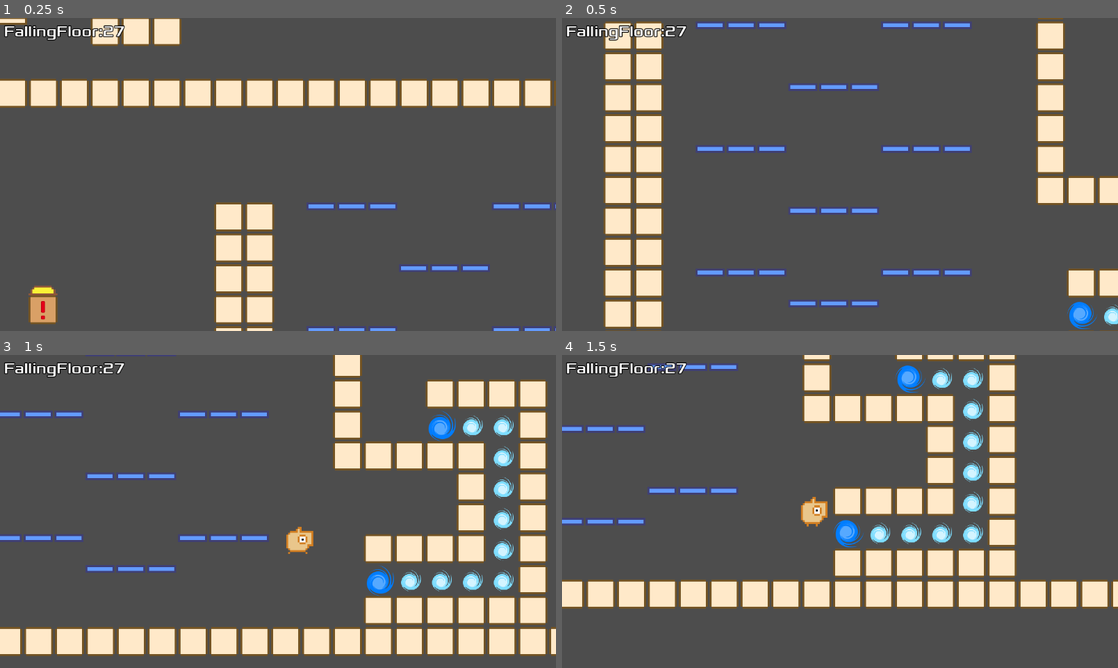
Above: before the commit, frames 1-4 (two rows, left to right).
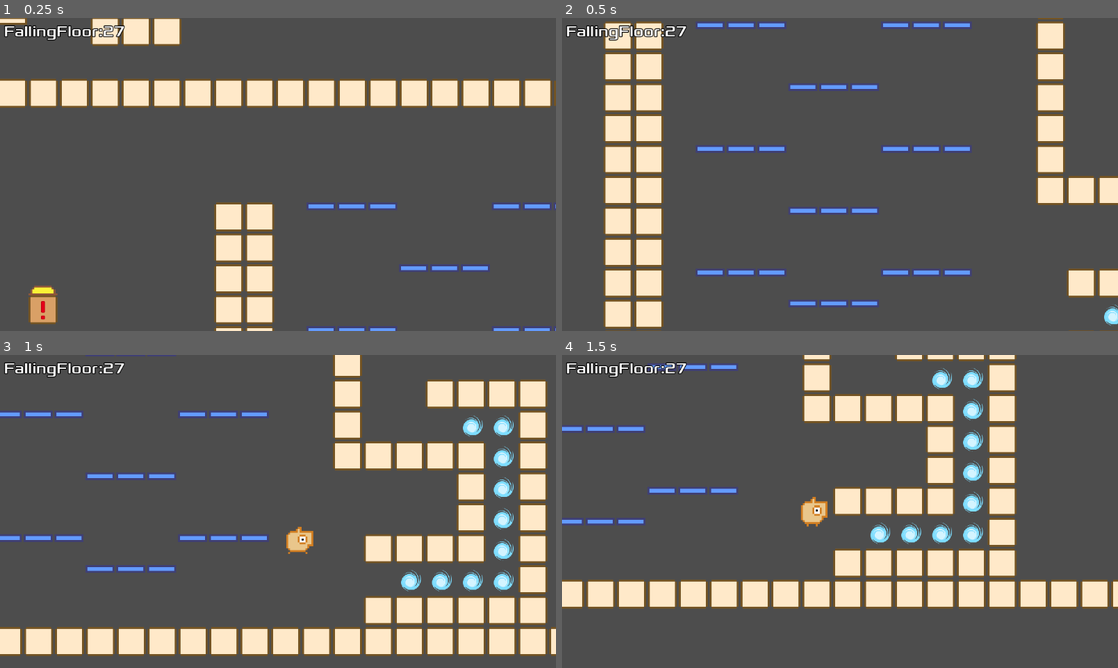
Above: after the commit, the same moments.

Repository: syun77/gd_inovania2
Game: Godot game, scene res://Main.tscn
Same seed, same stepped clock (60 frames per second), same inputs: the game is played once before the commit and once after it.
Inputs (mouse positions are in pixels of both pictures, inside the frame that each line leads up to):
- Up to frame 1 (0.25 s): no input
- Up to frame 2 (0.5 s): no input
- Up to frame 3 (1 s): move the mouse to (400, 495) at 0.52 s; hold Right (ui_right) from 0.53 s (still down); hold Space (action) from 0.53 s (still down); tap Up (ui_up) at 0.77 s
- Up to frame 4 (1.5 s): keep holding Right (ui_right); move the mouse to (728, 527) at 1.27 s; release Space (action) at 1.28 s; tap Space (action) at 1.35 s

Frame 1 is identical in both runs. In frame 2, 0.3% of the frame differs, in the area x 90-97%, y 90-100%; in frame 3, 0.6%; in frame 4, 0.6%, in the area x 48-66%, y 3-62%.

Commit message:
ワープ渦巻きを実装中

Diff:
--- a/gd_inovania2/Main.gd
+++ b/gd_inovania2/Main.gd
@@ -142,6 +142,11 @@
 					_bg_layer.add_child(obj)
 					Map.erase_cell_from_world(pos)
 
+				Map.eType.VORTEX_WARP:
+					# ワープ渦巻き.
+					_create_vortex_warp(i, j)
+					Map.erase_cell_from_world(pos)
+
 ## 上を調べてコリジョンがなければ一方通行床を置く.
 ## @note ハシゴの後ろに隠れている一方通行床がチラチラ見える不具合がある.
 func _check_put_oneway(i:int, j:int) -> void:
@@ -177,26 +182,35 @@
 	block.position = Map.grid_to_world(p)
 
 	# 座標リスト.
-	var pos_list = _create_exclamation_block_list(p)
+	var pos_list = _create_passage_list(p, Map.eType.EXCLAMATION_BLOCK)
 	_bg_layer.add_child(block)
 	block.setup(pos_list)
 
-## びっくりブロックのリストを作る.
-func _create_exclamation_block_list(base:Vector2i) -> Array:
-	var type = Map.eType.EXCLAMATION_BLOCK # びっくりブロックを探す処理.
+## 経路リストを作る.
+## @param base 開始位置.
+## @param search_type 経路とみなすタイル.
+## @param end_point_type 終端とするタイル.
+func _create_passage_list(base:Vector2i, search_type:int, end_point_type:int=-1) -> Array:
 	var ret = []
 
 	var p = base # 基準座標をコピーして使う.
 	for idx in range(64): # 最大64としておく.
 		# 見つかったかどうか.
 		var found = false
+		var is_end = false # 終了.
 		# 上下左右を探す.
 		for dir in [Vector2i.LEFT, Vector2i.UP, Vector2i.RIGHT, Vector2i.DOWN]:
 			var p2 = p + dir
-			if Map.get_floor_type(p2) != type:
-				continue # びっくりブロックでなければ何もしない.
-
-			# 見つかったのタイルを消しておく.
+			var type = Map.get_floor_type(p2)
+			if type == end_point_type:
+				# 終端タイル.
+				is_end = true
+				# 終端座標を結果に含めたいのでbreakしない.
+				# break
+			if type != search_type:
+				continue # 検索対象のタイルでない.
+
+			# 見つかったタイルを消しておく.
 			Map.erase_cell(p2)
 			ret.append(p2 - base) # 基準からの相対座標.
 			found = true
@@ -204,11 +218,18 @@
 			p = p2
 			break
 
+		if is_end:
+			# おしまい.
+			break
 		if found == false:
 			# おしまい.
 			break
 
 	return ret
+
+## ワープ渦巻きの経路を作る.
+func _create_vortex_warp(i:int, j:int) -> void:
+	pass
 
 ## カメラの更新.
 func _update_camera(delta:float, is_warp:bool=false) -> void:
--- a/gd_inovania2/assets/tiles/tile_set.tres
+++ b/gd_inovania2/assets/tiles/tile_set.tres
@@ -222,6 +222,7 @@
 2:4/0/physics_layer_2/angular_velocity = 0.0
 2:4/0/physics_layer_3/linear_velocity = Vector2(0, 0)
 2:4/0/physics_layer_3/angular_velocity = 0.0
+2:4/0/custom_data_0 = 14
 3:4/0 = 0
 3:4/0/physics_layer_0/linear_velocity = Vector2(0, 0)
 3:4/0/physics_layer_0/angular_velocity = 0.0
@@ -231,6 +232,7 @@
 3:4/0/physics_layer_2/angular_velocity = 0.0
 3:4/0/physics_layer_3/linear_velocity = Vector2(0, 0)
 3:4/0/physics_layer_3/angular_velocity = 0.0
+3:4/0/custom_data_0 = 15
 
 [resource]
 tile_size = Vector2i(64, 64)
--- a/gd_inovania2/src/common/Map.gd
+++ b/gd_inovania2/src/common/Map.gd
@@ -36,6 +36,8 @@
 	EXCLAMATION_SWITCH = 11, # びっくりスイッチ.
 	EXCLAMATION_BLOCK = 12, # びっくりブロック.
 	FALLING_FLOOR = 13, # 落下床.
+	VORTEX_WARP = 14, # ワープ渦巻き.
+	VORTEX_PASSAGE = 15, # ワープ移動経路.
 }
 
 # --------------------------------------------------
--- /dev/null
+++ b/gd_inovania2/src/gimmic/Vortex.gd
@@ -0,0 +1,15 @@
+extends Area2D
+
+# ================================================
+# ワープ渦巻き.
+# ================================================
+class_name Vortex
+
+@onready var _spr = $Sprite2D
+
+var _timer = 0.0
+
+func _process(delta: float) -> void:
+	_timer += delta * 4
+
+	_spr.rotation = _timer
--- /dev/null
+++ b/gd_inovania2/src/gimmic/Vortex.tscn
@@ -0,0 +1,19 @@
+[gd_scene load_steps=4 format=3 uid="uid://cijlq7up2tbbu"]
+
+[ext_resource type="Texture2D" uid="uid://dqeb48cepf8e" path="res://assets/images/gimmick/vortex.png" id="1_cdcc5"]
+[ext_resource type="Script" path="res://src/gimmic/Vortex.gd" id="1_kx5nv"]
+
+[sub_resource type="RectangleShape2D" id="RectangleShape2D_j8coh"]
+size = Vector2(64, 64)
+
+[node name="Vortex" type="Area2D"]
+position = Vector2(64, 64)
+script = ExtResource("1_kx5nv")
+
+[node name="Sprite2D" type="Sprite2D" parent="."]
+texture = ExtResource("1_cdcc5")
+offset = Vector2(0, -4)
+metadata/_edit_lock_ = true
+
+[node name="CollisionShape2D" type="CollisionShape2D" parent="."]
+shape = SubResource("RectangleShape2D_j8coh")
Binary file added: gd_inovania2/assets/images/gimmick/vortex.png
